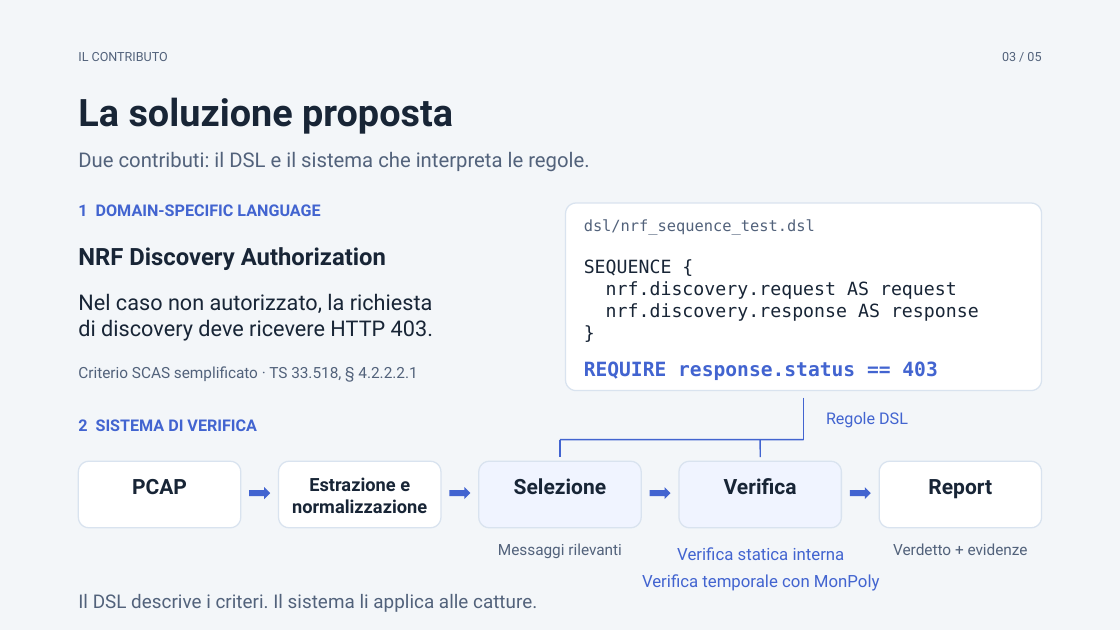
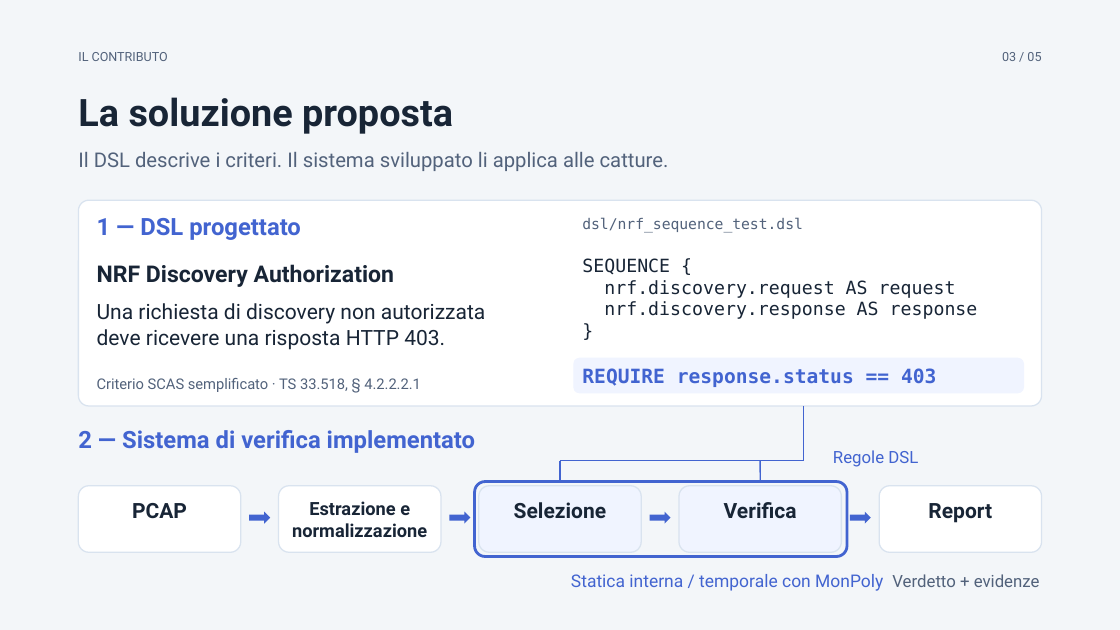
Before and after one commit to desila23/5g-security-assurance-thesis, a slide deck: slide 3 of 5g-thesis-presentation-5min/tesi-5min-statico.pptx. Drawn at 1120x630 pixels with LibreOffice and Linux fonts; fonts in the diff are those of the drawing. Boxes give left, top, right and bottom in pixels: in the first picture for what was removed or moved away, otherwise in the second. Text is boxed around its words. In the diff, an @@ line names an element or a change of style, - is before the commit and + after.

```diff
--- a/5g-thesis-presentation-5min/tesi-5min-statico.pptx
+++ b/5g-thesis-presentation-5min/tesi-5min-statico.pptx
@@ text at <box>78,152,669,171</box>: text changed; size 20.2 to 21.8 pt @@
-Il DSL descrive i criteri. Il sistema li applica alle catture.
+Il DSL descrive i criteri. Il sistema sviluppato li applica alle catture.
@@ text removed at <box>78,152,589,171</box> @@
-Due contributi: il DSL e il sistema che interpreta le regole.
@@ rounded rectangle: place and size @@
-rounded rectangle at <box>566,203,1041,390</box>
+rounded rectangle at <box>79,200,1041,406</box>
@@ rounded rectangle at <box>79,200,1041,406</box>: proportions changed @@
@@ text at <box>97,218,301,240</box>: text changed; size 17.2 to 25.5 pt @@
-1 DOMAIN-SPECIFIC LANGUAGE
+1 — DSL progettato
@@ text "dsl/nrf_sequence_test.dsl" at <box>582,217,803,233</box>: size 16.5 to 15.8 pt @@
@@ text "NRF Discovery Authorization": place and size @@
-text "NRF Discovery Authorization" at <box>78,247,386,270</box>
+text "NRF Discovery Authorization" at <box>97,264,394,287</box>
@@ text "NRF Discovery Authorization" at <box>97,264,394,287</box>: size 25.5 to 24.8 pt @@
@@ text at <box>97,303,485,350</box>: text changed; size 23.2 to 22.5 pt @@
-Nel caso non autorizzato, la richiesta
-di discovery deve ricevere HTTP 403.
+Una richiesta di discovery non autorizzata
+deve ricevere una risposta HTTP 403.
@@ rounded rectangle added at <box>574,358,1023,392</box>, fill #F0F4FF, outline #F0F4FF 1.35 pt @@
@@ text "Criterio SCAS semplificato · TS ..." at <box>97,378,421,392</box>: size 16.5 to 15.8 pt @@
@@ text "Criterio SCAS semplificato · TS ...": place and size @@
-text "Criterio SCAS semplificato · TS ..." at <box>78,366,417,381</box>
+text "Criterio SCAS semplificato · TS ..." at <box>97,378,421,392</box>
@@ text "REQUIRE response.status == 403": place and size @@
-text "REQUIRE response.status == 403" at <box>584,361,937,380</box>
+text "REQUIRE response.status == 403" at <box>582,368,936,387</box>
@@ line moved from (804, 398) - (804, 439) to (804, 406) - (804, 460) @@
@@ text at <box>78,430,475,453</box>: text changed; size 17.2 to 25.5 pt @@
-2 SISTEMA DI VERIFICA
+2 — Sistema di verifica implementato
@@ text "Regole DSL": place and size @@
-text "Regole DSL" at <box>826,412,908,428</box>
+text "Regole DSL" at <box>833,450,918,467</box>
@@ text "Regole DSL" at <box>833,450,918,467</box>: size 17.2 to 18 pt @@
@@ line moved from (560, 439) - (804, 439) to (560, 460) - (804, 460) @@
@@ line moved from (560, 439) - (560, 457) to (560, 460) - (560, 482) @@
@@ line moved from (760, 439) - (760, 457) to (760, 460) - (760, 482) @@
@@ rounded rectangle added at <box>474,482,847,556</box>, outline #4264D0 3 pt @@
@@ 5 texts, 5 rounded rectangles, 4 right arrows: place and size @@
-5 texts, 5 rounded rectangles, 4 right arrows at <box>79,461,1041,527</box>
+5 texts, 5 rounded rectangles, 4 right arrows at <box>79,486,1041,552</box>
@@ text removed at <box>498,543,622,558</box> @@
-Messaggi rilevanti
@@ text removed at <box>677,547,845,560</box> @@
-Verifica statica interna
@@ text at <box>571,574,883,591</box>: text changed; size 18 to 18.8 pt @@
-Verifica temporale con MonPoly
+Statica interna / temporale con MonPoly
@@ text "Verdetto + evidenze": place and size @@
-text "Verdetto + evidenze" at <box>893,543,1028,555</box>
+text "Verdetto + evidenze" at <box>892,574,1040,587</box>
@@ text "Verdetto + evidenze" at <box>892,574,1040,587</box>: size 16.5 to 18 pt @@
```
Also in this commit, not shown: 3 other slides changed, 1 slide added, 1 slide removed, 8 other files.
